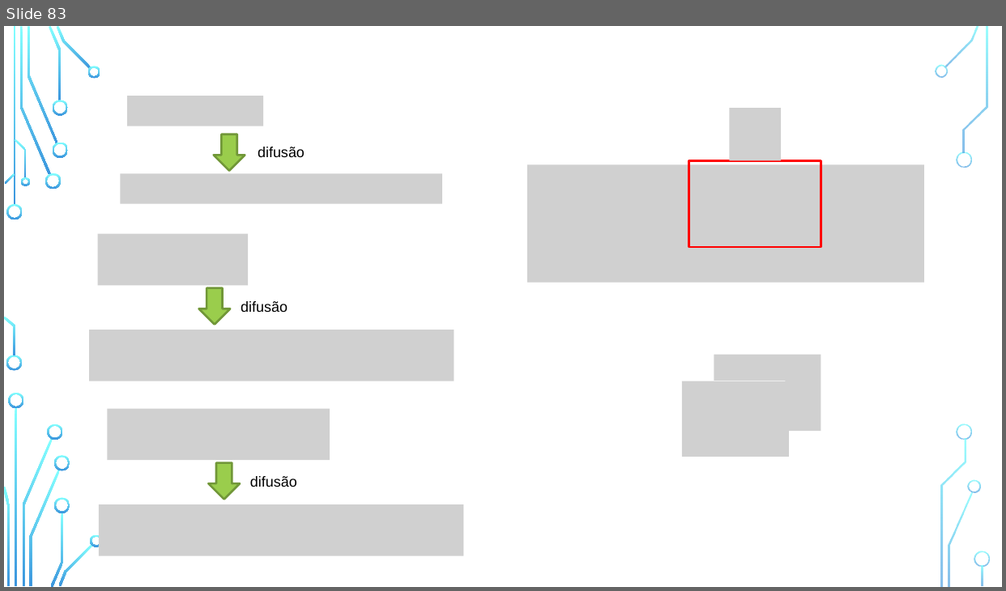
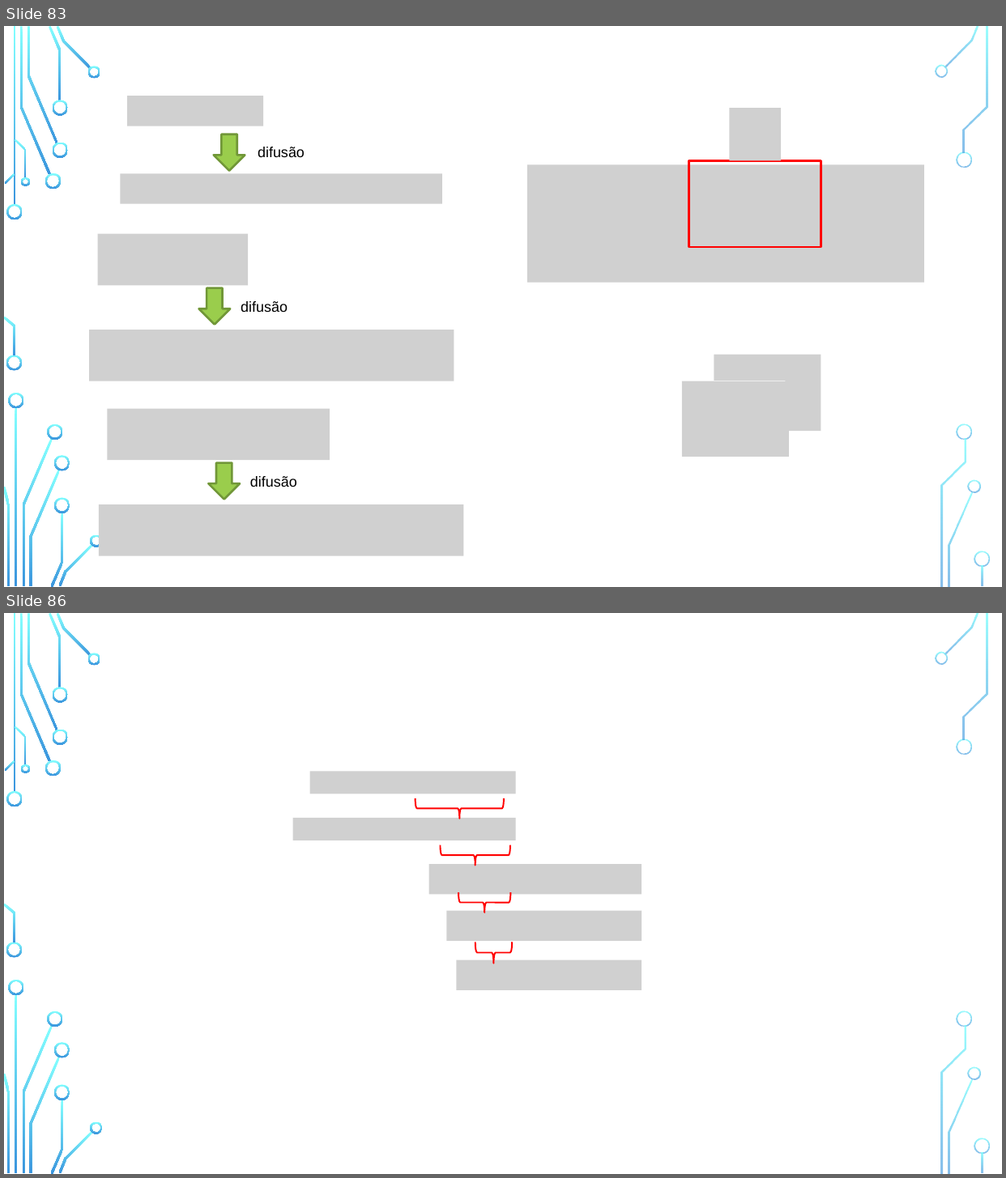
Before and after one commit to zz4fap/python-programming, a slide deck: figures/C126_figures.pptx. Shown one above the other, each under a label of ours: slide 83 before the commit, slides 83 and 86 after it; the slides between them are not shown. The pictures are 1006x591 and 1006x1178 pixels, drawn with LibreOffice and Linux fonts; fonts in the diff are those of the drawing; grey boxes stand for pictures; background and template pictures are left out. Boxes give left, top, right and bottom in pixels: in the first picture for what was removed or moved away, otherwise in the second. Text is boxed around its words. In the diff, an @@ line names an element or a change of style, - is before the commit and + after.

```diff
--- a/figures/C126_figures.pptx
+++ b/figures/C126_figures.pptx
@@ slide 86 added at box(4, 613, 1002, 1174), background picture (left out); not listed: 36 template elements that a slide beside it also shows @@
@@ picture added at box(310, 772, 516, 794) @@
@@ right brace added at box(415, 798, 504, 819), outline #FF0000 1.5 pt @@
@@ picture added at box(293, 818, 516, 841) @@
@@ right brace added at box(440, 845, 510, 866), outline #FF0000 1.5 pt @@
@@ picture added at box(429, 865, 641, 895) @@
@@ right brace added at box(458, 892, 511, 913), outline #FF0000 1.5 pt @@
@@ picture added at box(446, 911, 641, 941) @@
@@ right brace added at box(475, 942, 513, 964), outline #FF0000 1.5 pt @@
@@ picture added at box(456, 960, 641, 990) @@
```
Also in this commit, not shown: 2 slides changed, 1 other slide added, 3 other files.
